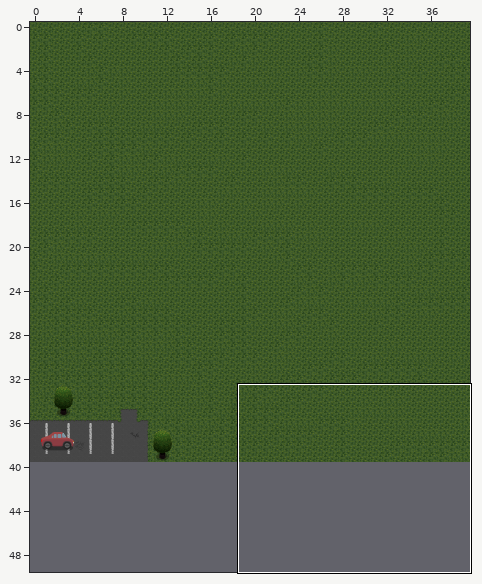
Tiled map, stored at core/assets/maps/world.tmx. The first picture is a wide view before the edit; the outline marks the close-up.
Close-up. Before:
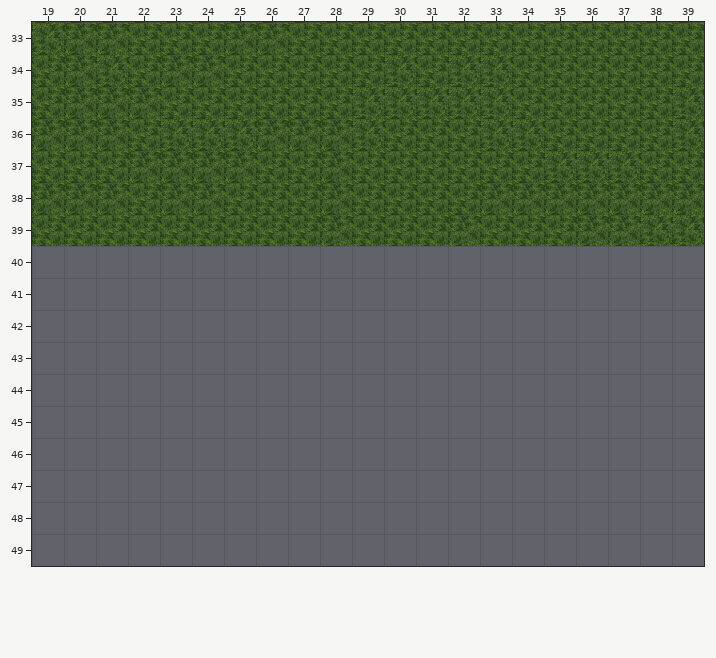
Cells are 32x32 px. Shown: x 19..39, y 33..49. The commit also changed other parts of the map, which this record leaves out. The old version is drawn lined up with the new one.
Now the later version:
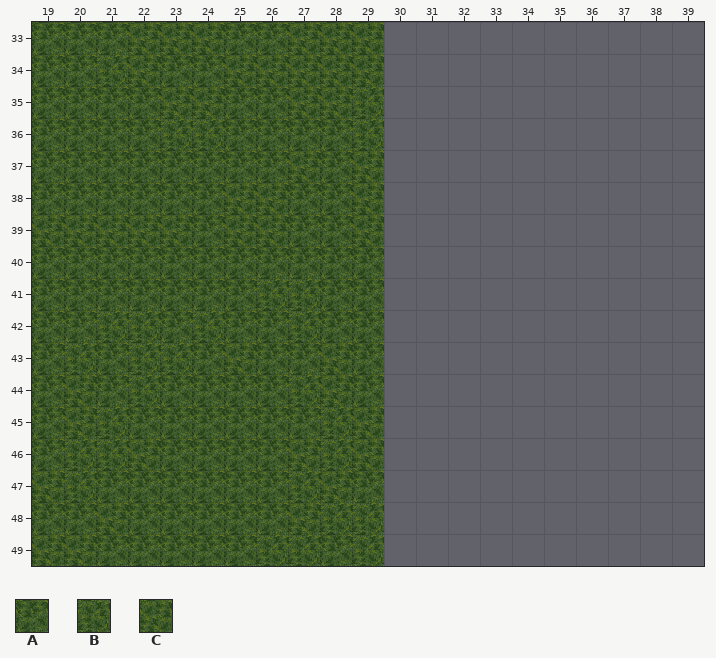
Key: from "forest": A 1, B 10, C 11.
_ is an empty cell.
Edits made:
map size 40x40 -> 30x50 cells
Layer "ground":
Tile B becomes tile A in row 33 at x 19; in row 36 at x 25.
Tile C becomes tile A in row 34 at x 19; in row 35 at x 19 and 25 to 26; in row 36 at x 22; in row 37 at x 19 to 21 and 26; in row 38 at x 22 and 27; in row 39 at x 24 and 27.
The author put tile A in row 40 at x 19 to 29; in row 41 at x 19 to 25 and 28 to 29; in row 42 at x 19 to 20, 23, 25 to 26 and 28 to 29; in row 43 at x 19, 21, 24, 26 to 27 and 29; in row 44 at x 19, 21, 23 to 26 and 29; in row 45 at x 19 and 22 to 27.
The author put tile A in row 46 at x 19 and 23 to 26; in row 47 at x 21 to 26 and 29; in row 48 at x 19 to 20 and 22 to 26; in row 49 at x 21 to 25 and 28.
The author put tile B in row 41 at x 26 to 27; in row 42 at x 21 to 22, 24 and 27; in row 43 at x 20 and 22 to 23; in row 44 at x 22 and 27; in row 45 at x 21 and 28; in row 46 at x 20 to 21 and 28.
The author put tile B in row 47 at x 20 and 27; in row 48 at x 28 to 29; in row 49 at x 26 to 27 and 29.
The author put tile C in row 43 at x 25 and 28; in row 44 at x 20 and 28; in row 45 at x 20 and 29; in row 46 at x 22, 27 and 29; in row 47 at x 19 and 28; in row 48 at x 21 and 27.
The author put tile C in row 49 at x 19 to 20.
Tile A is gone in row 38 at x 33 to 39; in row 39 at x 32 and 36 to 37.
Tile B is gone in row 34 at x 30 and 32 to 33; in row 35 at x 30 to 33 and 39; in row 36 at x 33 to 34 and 39; in row 37 at x 35 to 37; in row 39 at x 38 to 39.
Tile C is gone in row 33 at x 30 to 39; in row 34 at x 31 and 34 to 39; in row 35 at x 34 to 38; in row 36 at x 30 to 32 and 35 to 38; in row 37 at x 30 to 34 and 38 to 39; in row 38 at x 30 to 32.
Tile C is gone in row 39 at x 30 to 31 and 33 to 35.
Pixel boxes of the changes (left, top, right, bottom) in both close-ups:
changed: (32, 22, 704, 566)
